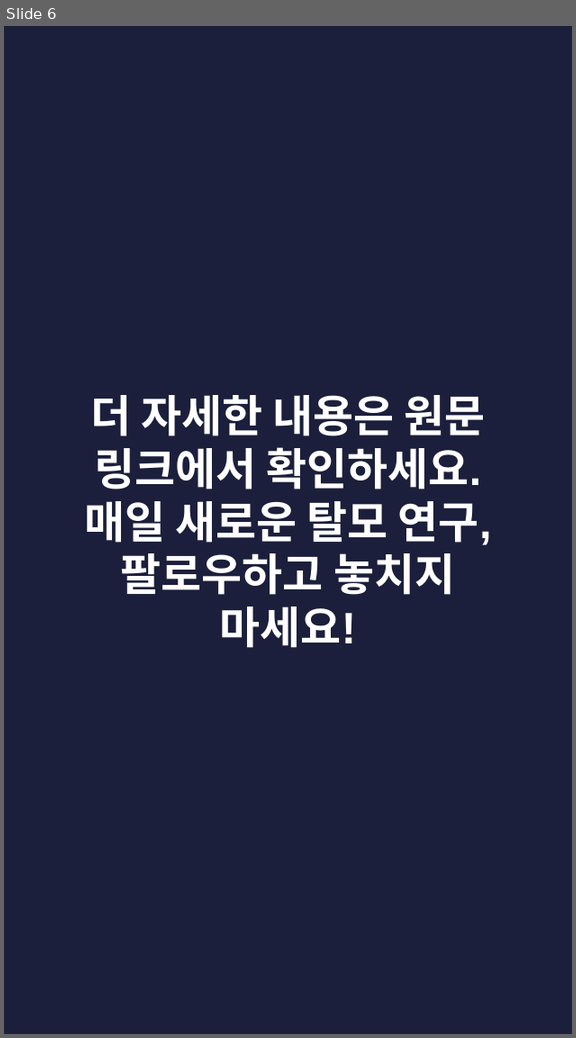
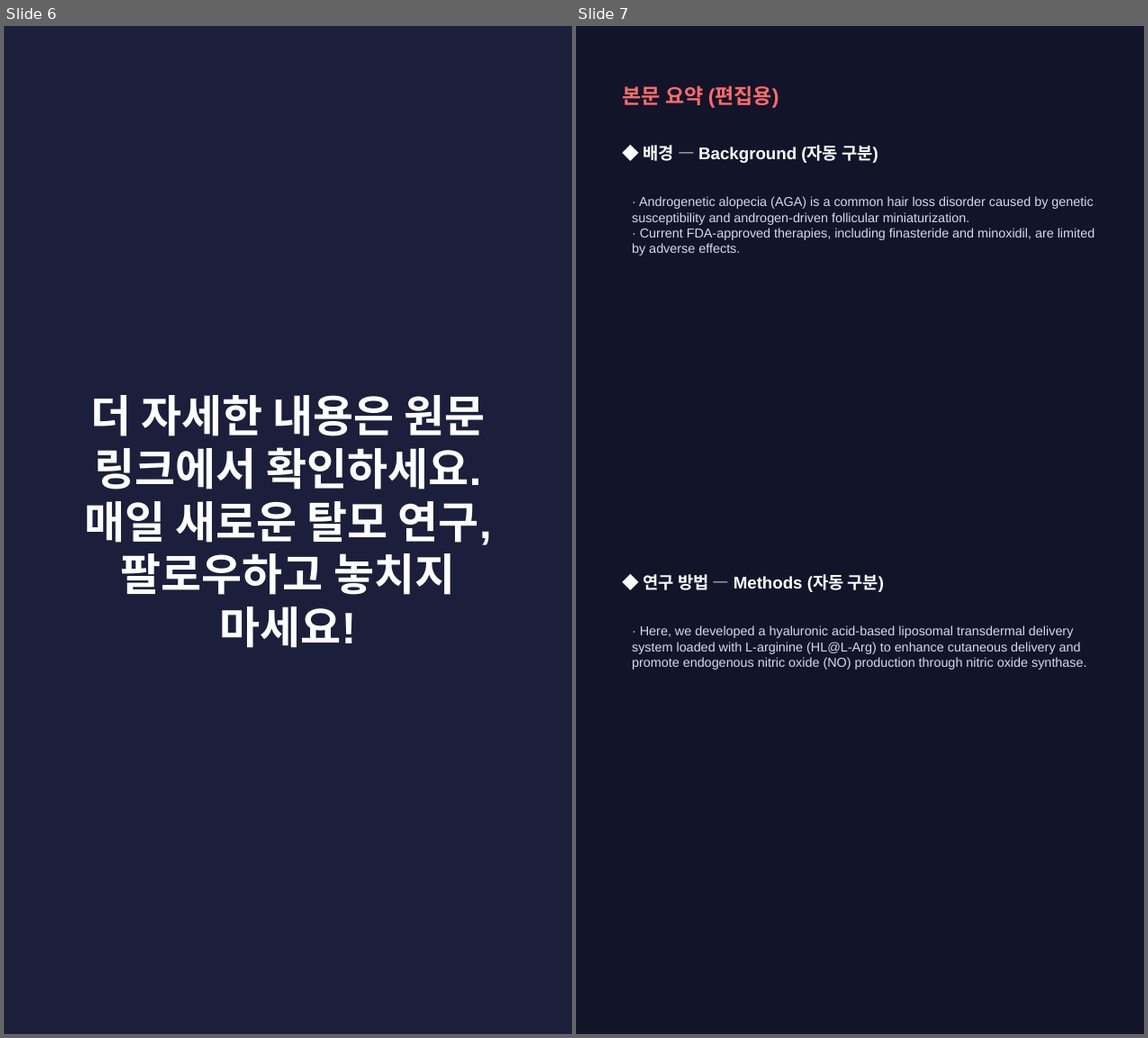
Before and after one commit to hyokang2010-BJ-ANTH/product-builder-test, a slide deck: pwa/data/latest/slides.pptx. Shown side by side, each under a label of ours: slide 6 before the commit, slides 6 and 7 after it. The pictures are 576x1038 and 1148x1038 pixels, drawn with LibreOffice and Linux fonts; fonts in the diff are those of the drawing. Boxes give left, top, right and bottom in pixels: in the first picture for what was removed or moved away, otherwise in the second. Text is boxed around its words. In the diff, an @@ line names an element or a change of style, - is before the commit and + after.

```diff
--- a/pwa/data/latest/slides.pptx
+++ b/pwa/data/latest/slides.pptx
@@ slide 7 added at bbox=[576, 26, 1144, 1034], background #12142A @@
@@ text added at bbox=[623, 85, 779, 108], 16 pt, text #FF6B6B, bold @@
+본문 요약 (편집용)
@@ text added at bbox=[644, 145, 878, 163], 13 pt, text #FFFFFF, bold @@
+◆ 배경 — Background (자동 구분)
@@ text added at bbox=[632, 196, 1095, 256], 10 pt, text #D5D8EA @@
+· Androgenetic alopecia (AGA) is a common hair loss disorder caused by genetic susceptibility and androgen-driven follicular miniaturization.
+· Current FDA-approved therapies, including finasteride and minoxidil, are limited by adverse effects.
@@ text added at bbox=[644, 574, 885, 592], 13 pt, text #FFFFFF, bold @@
+◆ 연구 방법 — Methods (자동 구분)
@@ text added at bbox=[632, 625, 1087, 670], 10 pt, text #D5D8EA @@
+· Here, we developed a hyaluronic acid-based liposomal transdermal delivery system loaded with L-arginine (HL@L-Arg) to enhance cutaneous delivery and promote endogenous nitric oxide (NO) production through nitric oxide synthase.
```
Also in this commit, not shown: 2 slides changed, 4 other slides added, 4 slides removed, 26 other files.
